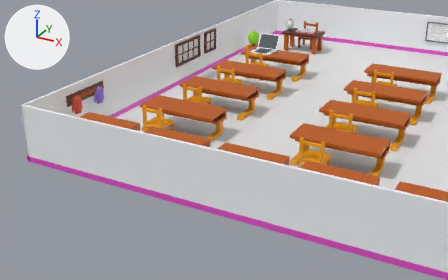
Before and after pictures for a commit that changed the FBX model Assets/Models/01_Environment/2_ClassRoom1.fbx.
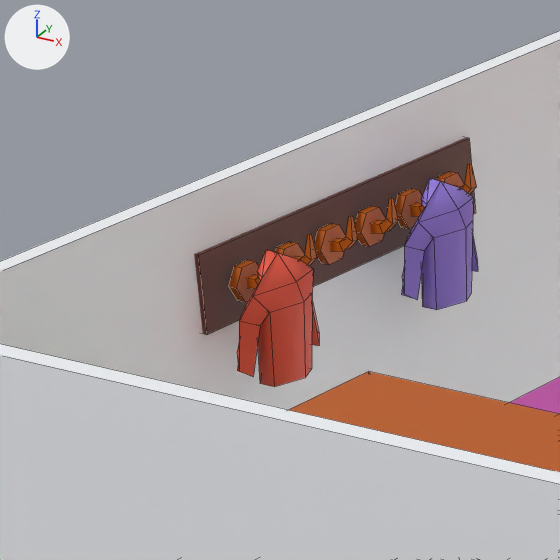
There are two pictures of each version: one whole from a 50 mm camera at (4.83, -48.31, 9.02) aimed at (-5.13, -30.21, -0.03), one close up on the part from 9% to 26% of the width and 22% to 49% of the height. Arrows for +X, +Y and +Z are at upper left; the lights stay in place. The close-ups show mesh edges as thin lines. Where no turn or scale is listed for an object, it has been applied to the vertices. Vertices at the same position are counted once.
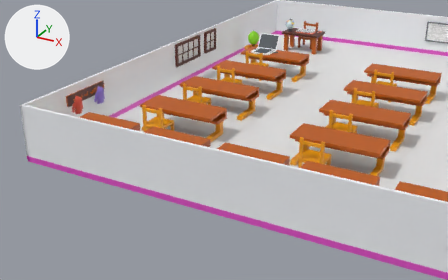
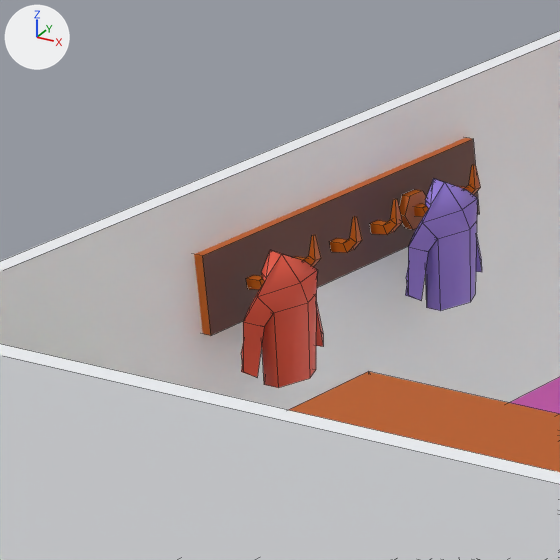
The change in detail:
me_plane_039 is used by ob_plane_063; location (-9.9, -32.0, 1.5).
me_plane_039 had 176 vertices, 125 faces and spanned x -0.04..0.24, y -1.0..1.0, z -0.2..0.2.
me_plane_039 now has 116 vertices, 90 faces and spans x -0.04..0.24, y -1.0..1.0, z -0.2..0.2.
me_plane_039 part 1: the loose piece of 12 vertices spanning x 0.05..0.1, y -0.55..-0.35, z -0.09..0.09 is deleted.
me_plane_039 part 2: the loose piece of 12 vertices spanning x 0.05..0.1, y -0.25..-0.05, z -0.09..0.09 is deleted.
me_plane_039 part 3: the loose piece of 12 vertices spanning x 0.05..0.1, y 0.05..0.25, z -0.09..0.09 is deleted.
me_plane_039 part 4: the loose piece of 12 vertices spanning x 0.05..0.1, y 0.65..0.85, z -0.09..0.09 is deleted.
me_plane_039 part 5: the loose piece of 12 vertices spanning x 0.05..0.1, y -0.85..-0.65, z -0.09..0.09 is deleted.
me_plane_039 part 6: 4 kept faces spanning x -0.04..0.03, y -1.0..1.0, z -0.2..0.2 get new texture (UV) coordinates.
Object 'Plane.063' (ob_plane_063) moves from (-9.9, -32.0, 1.5) to (-9.875, -32.0, 1.5).
Object 'Plane.064' (ob_plane_064) moves from (-9.675, -32.75, 1.667) to (-9.65, -32.75, 1.667).
Object 'Plane.065' (ob_plane_065) moves from (-9.675, -31.55, 1.667) to (-9.65, -31.55, 1.667).

What differs and where, as boxes [x1, y1, x2, y2] in the close-ups (560 x 560 px):
'Plane.063', reshaped, moved
    before: [194, 137, 477, 335]
    after: [194, 137, 480, 336]
'Plane.064', moved
    before: [237, 249, 319, 387]
    after: [241, 250, 323, 388]
'Plane.065', moved
    before: [401, 178, 478, 310]
    after: [405, 178, 482, 311]
part 1 of me_plane_039, deleted
    before: [275, 242, 305, 257]
part 2 of me_plane_039, deleted (brown)
    before: [314, 223, 346, 265]
part 3 of me_plane_039, deleted (brown)
    before: [355, 206, 386, 246]
part 4 of me_plane_039, deleted
    before: [436, 172, 464, 186]
part 5 of me_plane_039, deleted (brown)
    before: [228, 260, 259, 302]
part 6 of me_plane_039, surface changed (brown to orange)
    both: [194, 137, 469, 335]
